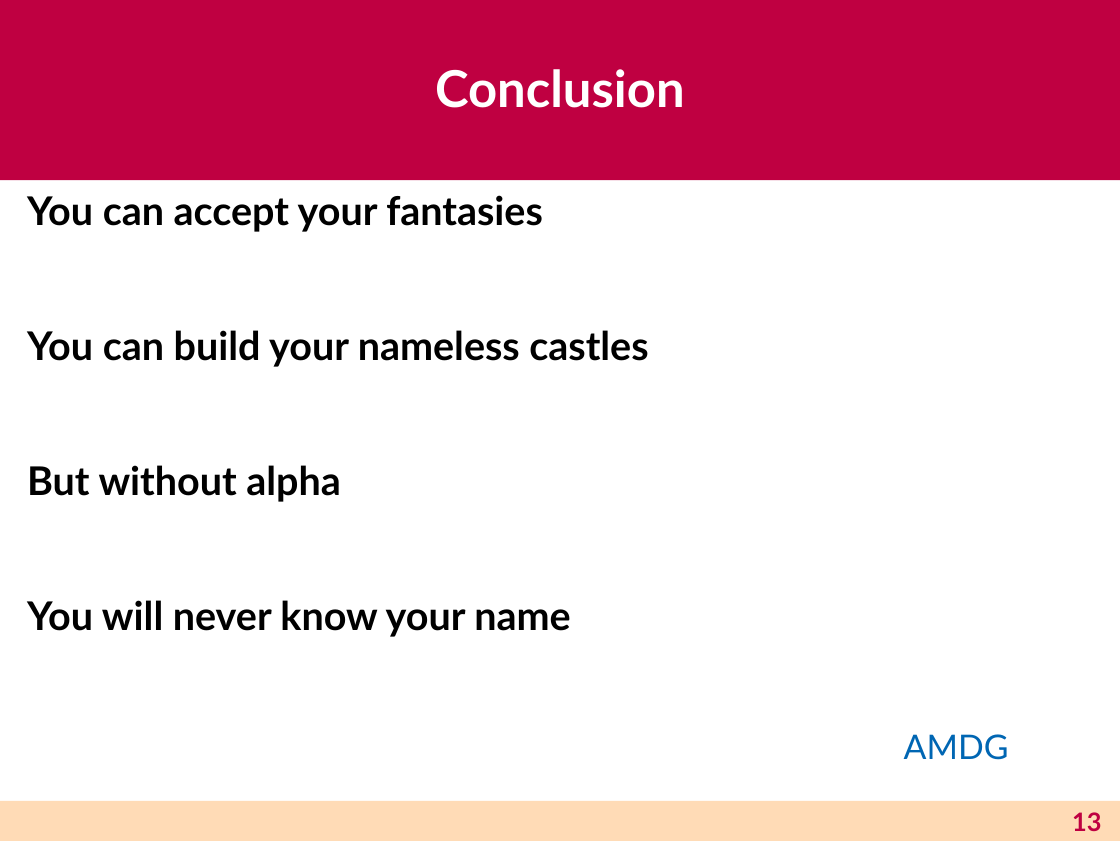
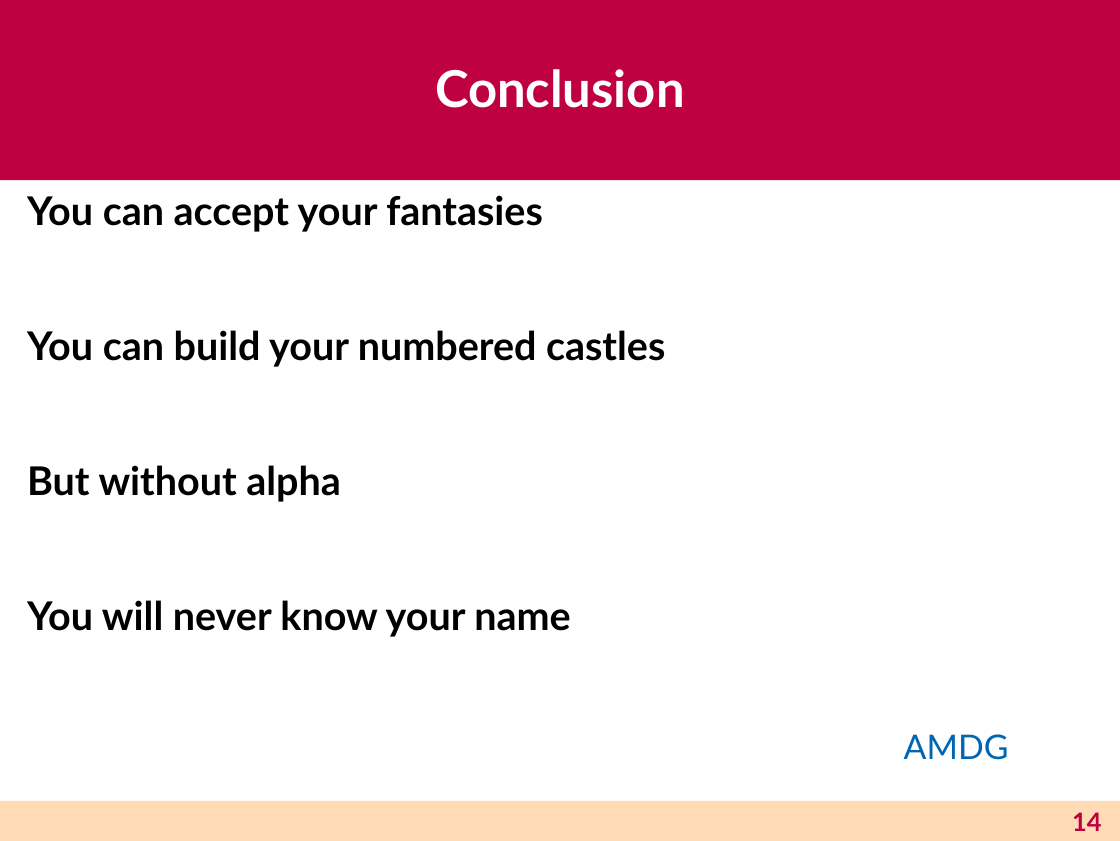
Before and after one commit to astump/explicit-alpha, a slide deck: slide 14 of talks/haskell-2026-lightning-talk/aaron-stump-haskell-2026.odp (slide 13 before the commit). Drawn at 1120x841 pixels with LibreOffice and Linux fonts; fonts in the diff are those of the drawing. Boxes give left, top, right and bottom in pixels: in the first picture for what was removed or moved away, otherwise in the second. Text is boxed around its words. In the diff, an @@ line names an element or a change of style, - is before the commit and + after.

```diff
--- a/talks/haskell-2026-lightning-talk/aaron-stump-haskell-2026.odp
+++ b/talks/haskell-2026-lightning-talk/aaron-stump-haskell-2026.odp
@@ text at box(27, 330, 665, 367): text changed @@
-You can build your nameless castles
+You can build your numbered castles
@@ page number at box(1072, 812, 1101, 831): text changed @@
-13
+14
```
Also in this commit, not shown: 1 other slide changed, 1 slide added.
